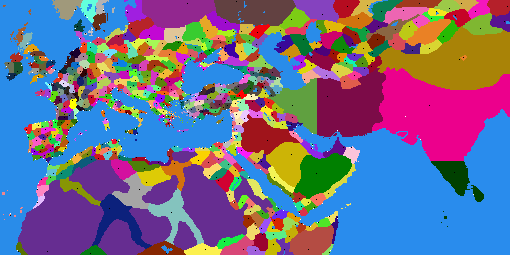
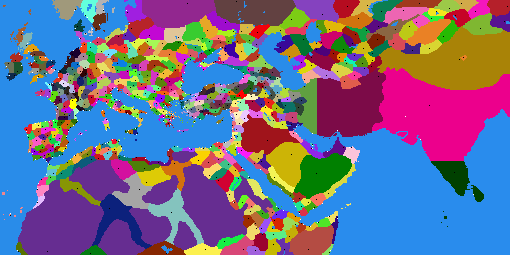
Layered file, before and after one edit (510x255). Changes by layer:
painted on "map_regions" over [267,76,379,116]
